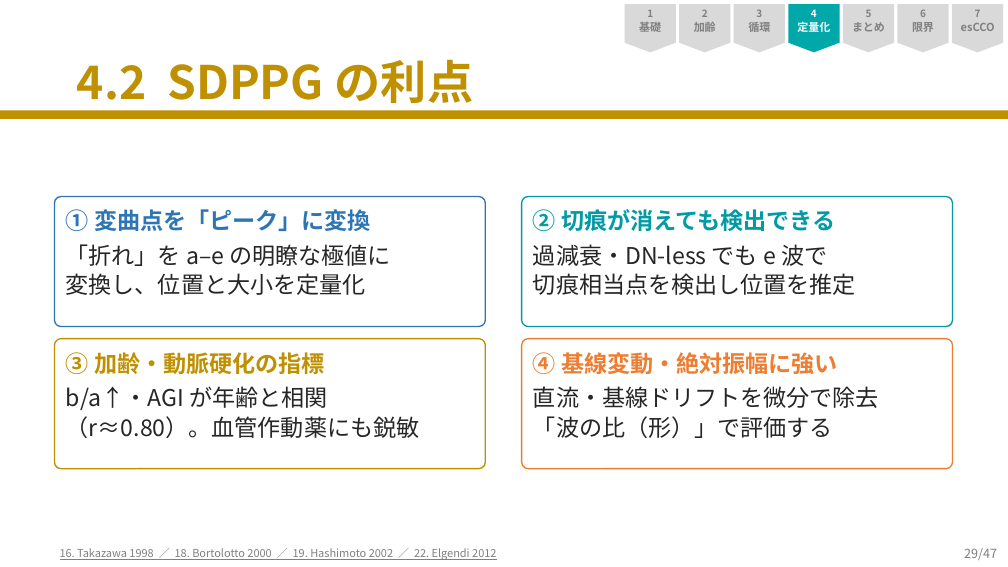
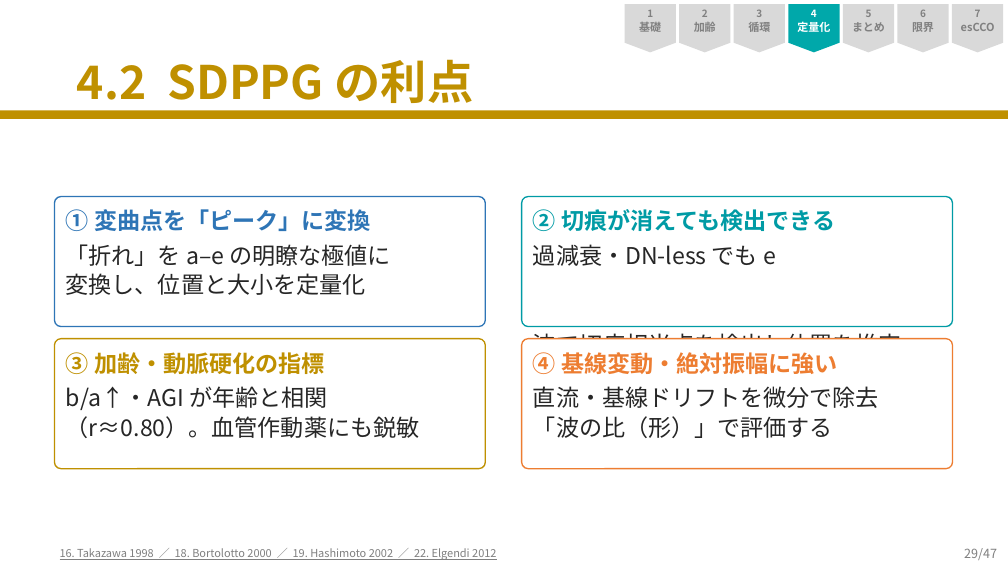
Before and after one commit to nobumitsu-3141/ppg-study, a slide deck: slide 29 of SpO2PPG_revised_websafe.pptx. Drawn at 1008x567 pixels with LibreOffice and Linux fonts; fonts in the diff are those of the drawing. Boxes give left, top, right and bottom in pixels: in the first picture for what was removed or moved away, otherwise in the second. Text is boxed around its words. In the diff, an @@ line names an element or a change of style, - is before the commit and + after.

```diff
--- a/SpO2PPG_revised_websafe.pptx
+++ b/SpO2PPG_revised_websafe.pptx
@@ text in rounded rectangle at box(533, 244, 902, 359): text changed @@
-過減衰・DN-less でも e 波で
-切痕相当点を検出し位置を推定
+過減衰・DN-less でも e
+波で切痕相当点を検出し位置を推定
```
Also in this commit, not shown: 16 other slides changed, 3 other files.
